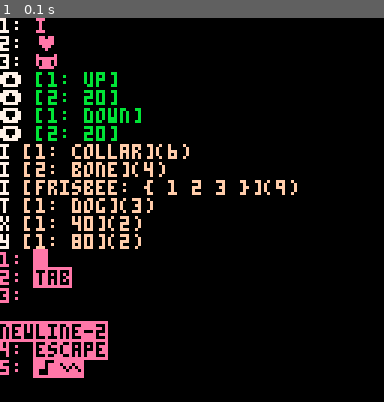
Above: before the commit, frame 1.
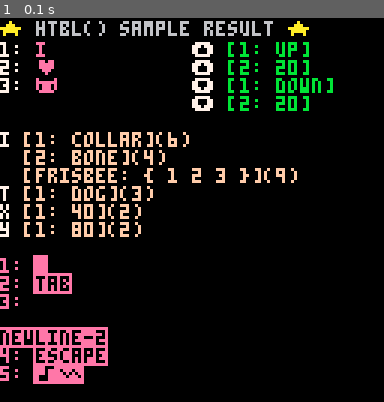
Above: after the commit, the same moment.

Repository: bitchunk/knutil
Game: PICO-8 cartridge snippet/htbl.p8
Same seed, same stepped clock (60 frames per second), same inputs: the game is played once before the commit and once after it.
Inputs:
- Up to frame 1 (0.1 s): no input

The runs differ from the first frame. In frame 1, 11% of the frame differs, in the area x 0-87%, y 0-96%.

Commit message:
サンプルをわかりやすく

Diff:
--- a/snippet/htbl.p8
+++ b/snippet/htbl.p8
@@ -76,10 +76,13 @@
 
 cls()
 
+?'\fa★ \f6htbl() sample result \fa★',0,1
+cursor(0,8)
 for i,v in pairs(htbl('i ♥ 🐱')) do
 print(i..': \fe'..v,7)
 end
 
+cursor(64,8)
 for j,t in pairs(htbl('⬆️{up 20}⬇️{down 20}')) do
 for i,v in pairs(t) do
 print(j..'\fb ['..i..': '..v..']',7)
@@ -87,6 +90,7 @@
 end
 
 
+cursor(0,38)
 local a=htbl[[{6 5 64 127}{14 13 16384 32767}]]
 
 for j,t in pairs(htbl[[
@@ -96,20 +100,23 @@
 i{collar bone frisbee{1 2 3}}
 ]]
 ) do
-
-for i,v in pairs(type(t)=='table' and t or {t}) do
- local s
-	if type(v)=='table' then
-	 s='{'
-		for i,w in pairs(v) do
-			s=s..' '..w
+	local p,n='',''
+	for i,v in pairs(type(t)=='table' and t or {t}) do
+	 local s
+		if type(v)=='table' then
+		 s='{'
+			for i,w in pairs(v) do
+				s=s..' '..w
+			end
+			s=s..' }'
 		end
-		s=s..' }'
-	end
-	print(j..'\ff ['..i..': '..tostr(s or v)..']('..#(tostr(s or v))..')',7)
-	end
-end
-
+		p..=n..'\ff ['..i..': '..tostr(s or v)..']('..#(tostr(s or v))..')'
+		n="\n "
+	end
+	print(j..p,7)
+end
+
+cursor(0,80)
 -- custom placeholder ver only sample
 s={"\f","\t","\v","\\","\007"}
 for i,v in pairs(s) do
Not shown, changed: the thumbnail (__label__) section of snippet/htbl.p8
Not shown, changed: snippet/htbl.p8.png
